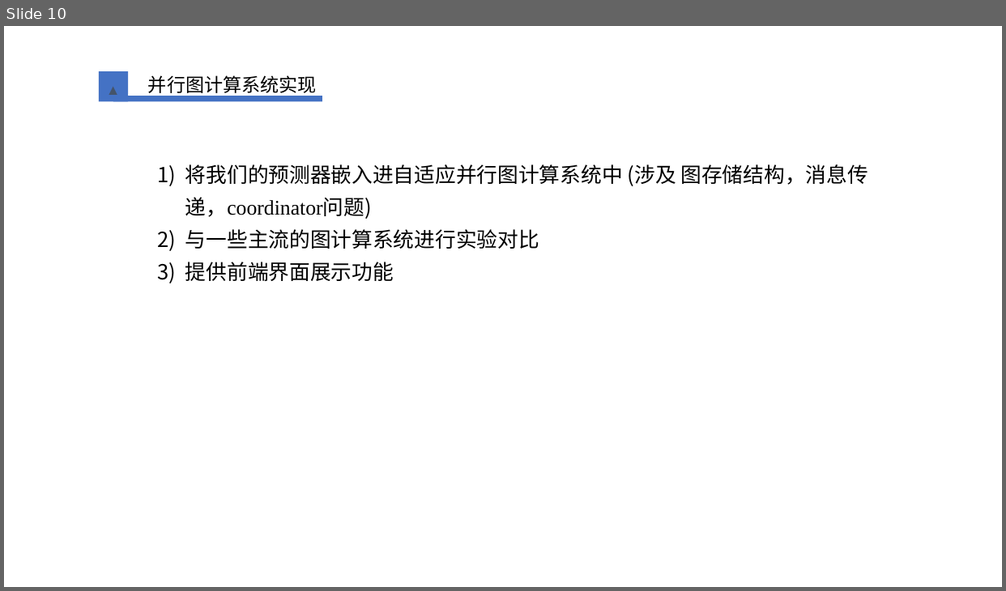
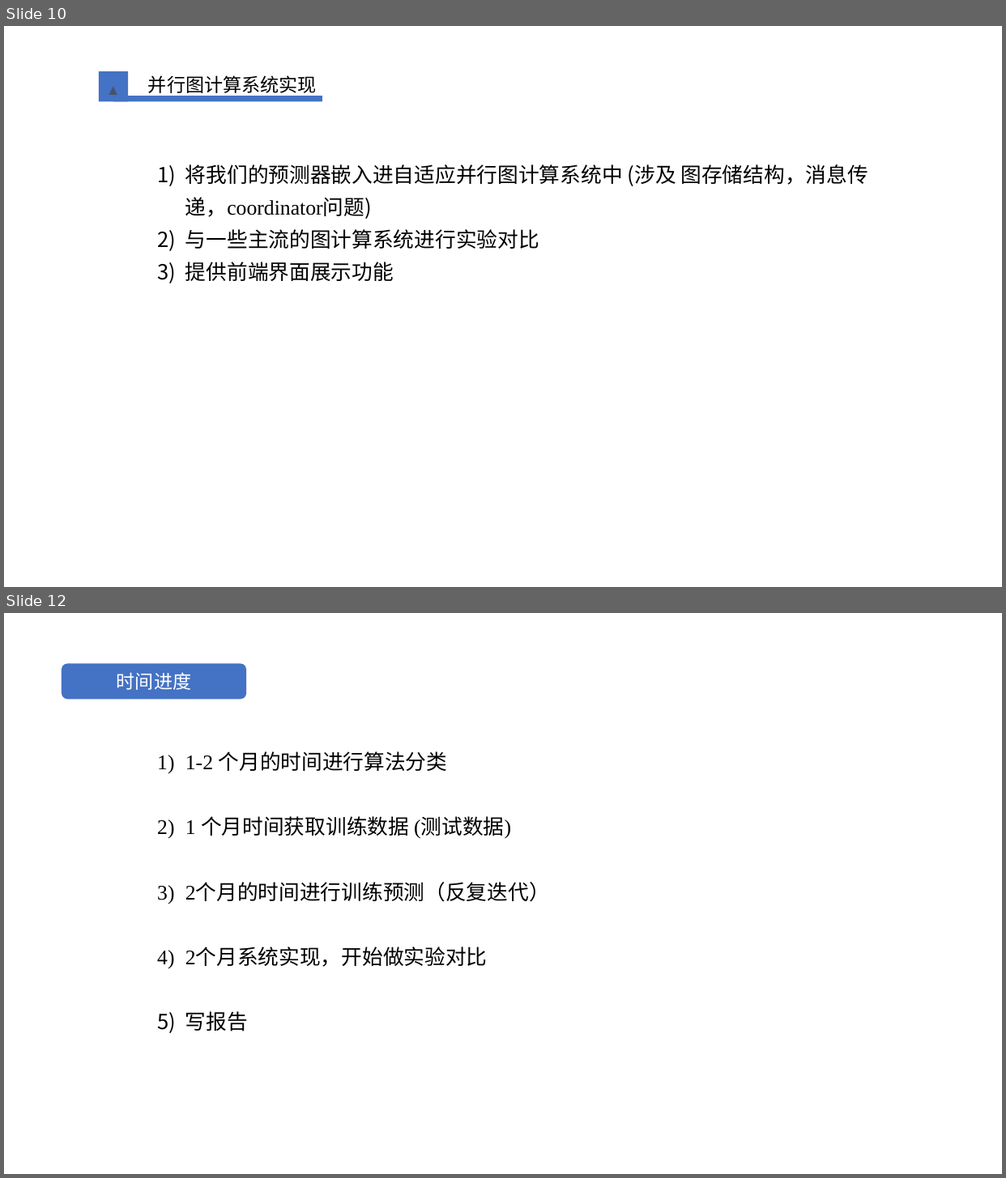
Before and after one commit to lidongze0629/Miscellaneous, a slide deck: graduation_paper/开题答辩.pptx. Shown one above the other, each under a label of ours: slide 10 before the commit, slides 10 and 12 after it; the slides between them are not shown. The pictures are 1006x591 and 1006x1178 pixels, drawn with LibreOffice and Linux fonts; fonts in the diff are those of the drawing; background and template pictures are left out. Boxes give left, top, right and bottom in pixels: in the first picture for what was removed or moved away, otherwise in the second. Text is boxed around its words. In the diff, an @@ line names an element or a change of style, - is before the commit and + after.

```diff
--- a/graduation_paper/开题答辩.pptx
+++ b/graduation_paper/开题答辩.pptx
@@ slide 12 added at box(4, 613, 1002, 1174), background picture (left out) @@
@@ rounded rectangle added at box(62, 664, 246, 699), fill #4472C4, 18 pt, text #FFFFFF @@
+时间进度
@@ text added at box(185, 752, 550, 1032), 20 pt, text #000000 @@
+1) 1-2 个月的时间进行算法分类
+2) 1 个月时间获取训练数据 (测试数据)
+3) 2个月的时间进行训练预测（反复迭代）
+4) 2个月系统实现，开始做实验对比
+5) 写报告
```
Also in this commit, not shown: 7 slides changed, 1 other slide added, 1 slide removed.
